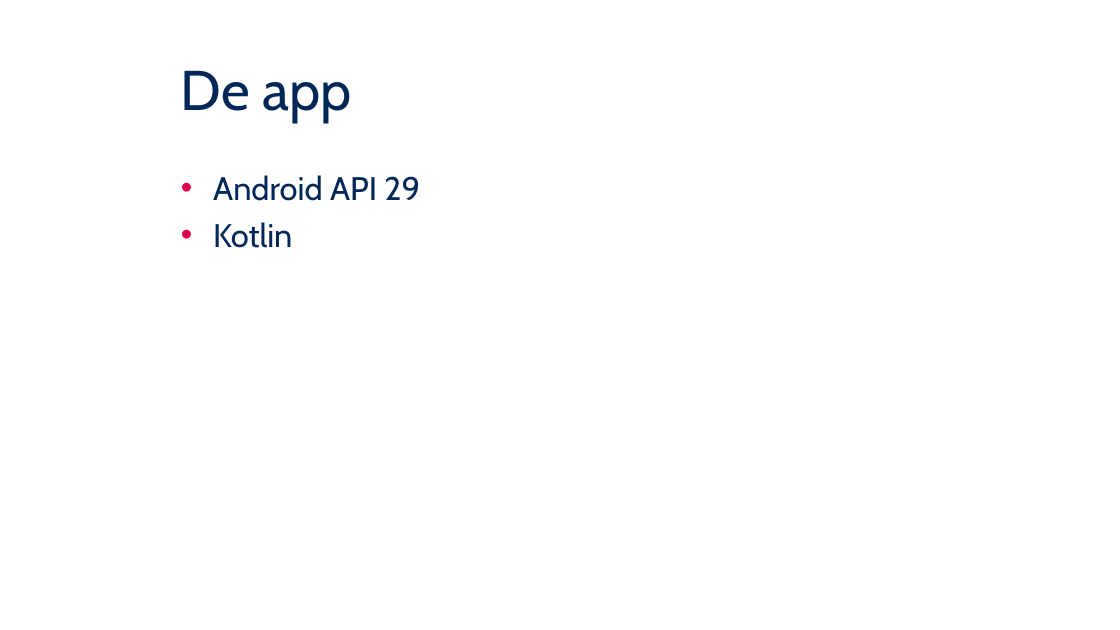
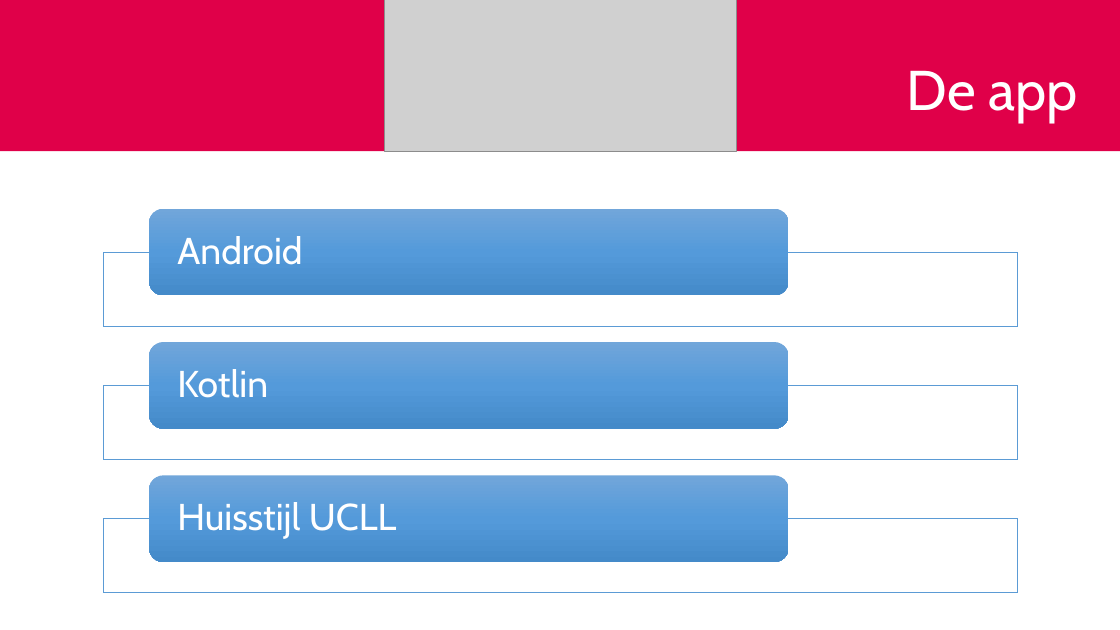
Before and after one commit to UCLeuvenLimburg/Buildingding, a slide deck: slide 4 of Scriptie/Presentatie/Eindpresentatie.pptx (slide 5 before the commit). Drawn at 1120x630 pixels with LibreOffice and Linux fonts; fonts in the diff are those of the drawing; grey boxes stand for pictures; background and template pictures are left out. Boxes give left, top, right and bottom in pixels: in the first picture for what was removed or moved away, otherwise in the second. Text is boxed around its words. In the diff, an @@ line names an element or a change of style, - is before the commit and + after.

```diff
--- a/Scriptie/Presentatie/Eindpresentatie.pptx
+++ b/Scriptie/Presentatie/Eindpresentatie.pptx
@@ rectangle added at (x1=0, y1=0, x2=1120, y2=151), fill #E00049 @@
@@ picture added at (x1=384, y1=0, x2=736, y2=151) @@
@@ title "De app" at (x1=907, y1=70, x2=1078, y2=122): text colour #002757 to #FFFFFF; alignment left to right @@
@@ text removed at (x1=213, y1=175, x2=420, y2=248) @@
-• Android API 29
-• Kotlin
@@ group added at (x1=103, y1=208, x2=1017, y2=593): 3 rectangles, 3 rounded rectangles, 3 texts @@
+Android
+Kotlin
+Huisstijl UCLL
```
Also in this commit, not shown: 5 other slides changed, 13 slides added, 5 slides removed.
